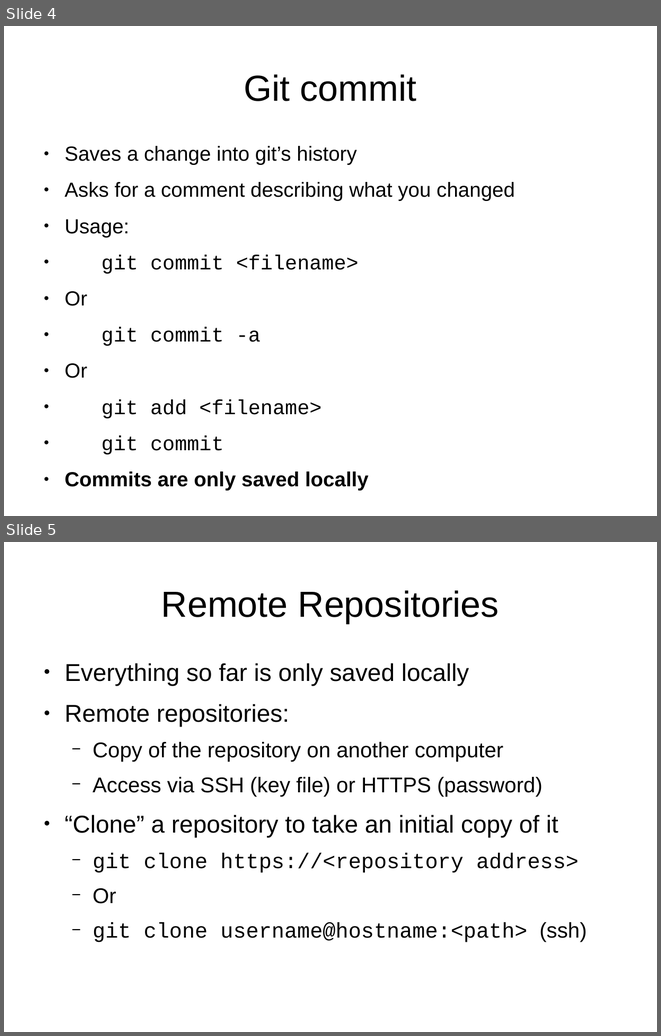
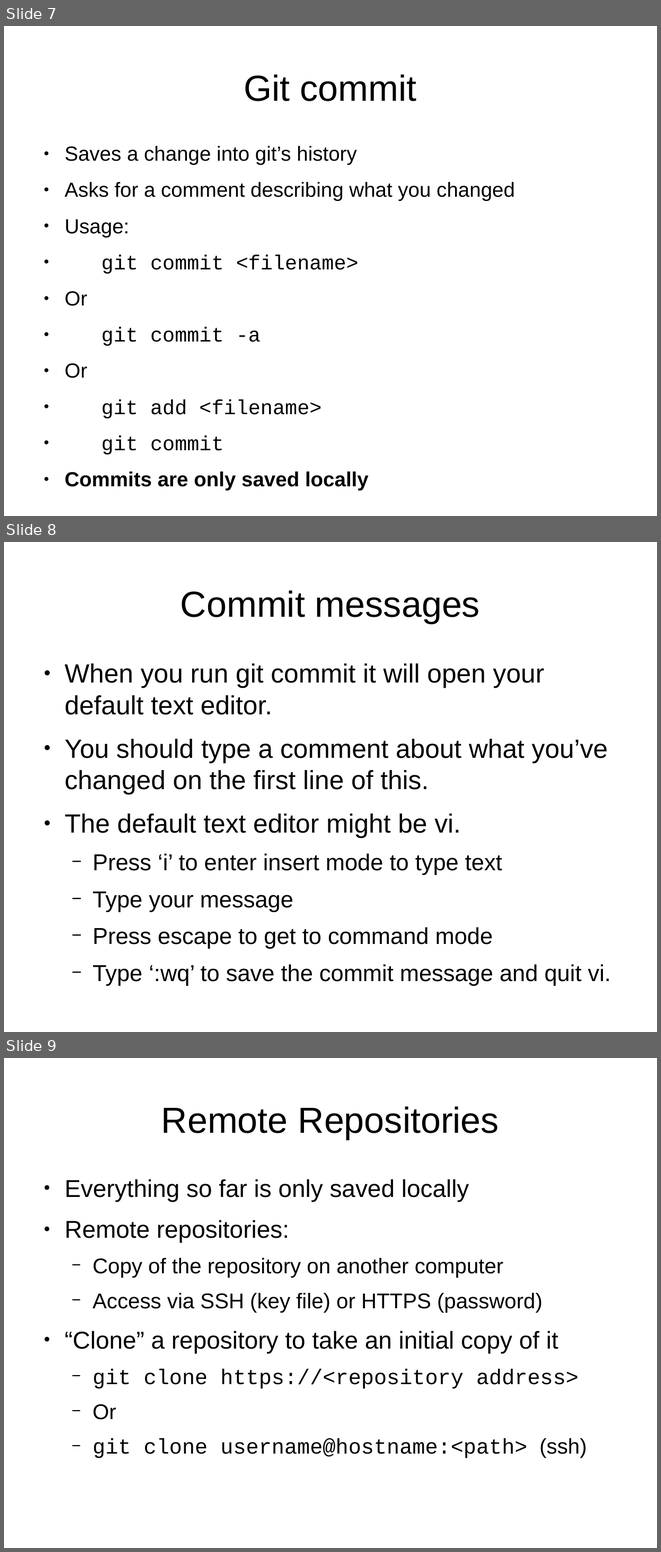
Before and after one commit to abersailbot/abersailbot.github.io, a slide deck: intro/Git Slides.odp. Shown one above the other, each under a label of ours: slides 4 and 5 before the commit, slides 7, 8 and 9 after it. The pictures are 661x1036 and 661x1552 pixels, drawn with LibreOffice and Linux fonts; fonts in the diff are those of the drawing. Boxes give left, top, right and bottom in pixels: in the first picture for what was removed or moved away, otherwise in the second. Text is boxed around its words. In the diff, an @@ line names an element or a change of style, - is before the commit and + after.

```diff
--- a/intro/Git Slides.odp
+++ b/intro/Git Slides.odp
@@ slide 8 added at <box>4,542,657,1032</box>, background #FFFFFF @@
@@ title added at <box>180,590,480,623</box>, 44 pt, text #000000 @@
+Commit messages
@@ text added at <box>64,663,611,986</box>, 32 pt, text #000000 @@
+● When you run git commit it will open your default text editor.
+● You should type a comment about what you’ve changed on the first line of this.
+● The default text editor might be vi.
+  − Press ‘i’ to enter insert mode to type text
+  − Type your message
+  − Press escape to get to command mode
+  − Type ‘:wq’ to save the commit message and quit vi.
@@ what was slide 4 is now slide 7 @@
@@ what was slide 5 is now slide 9 @@
```
Also in this commit, not shown: 2 slides changed, 3 other slides added, 1 other file.
